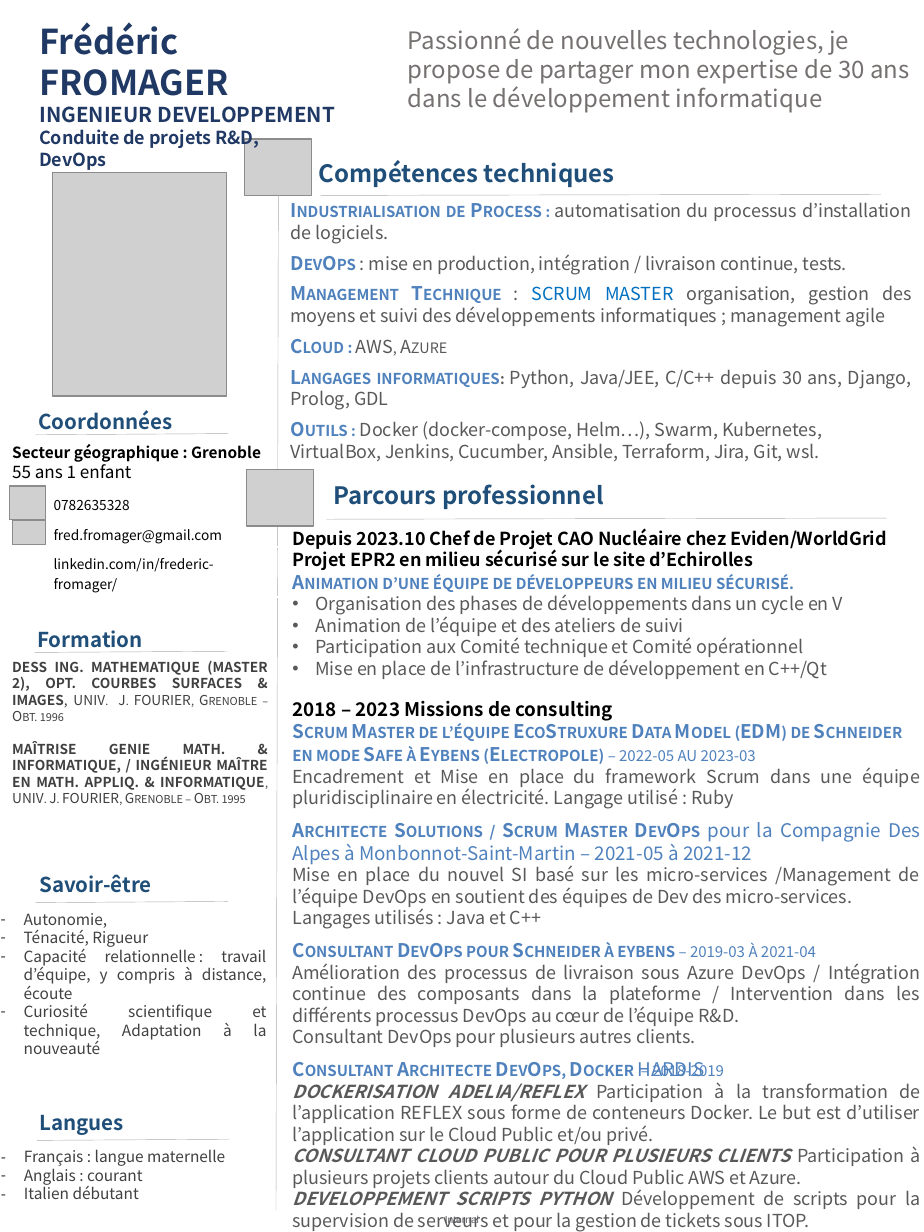
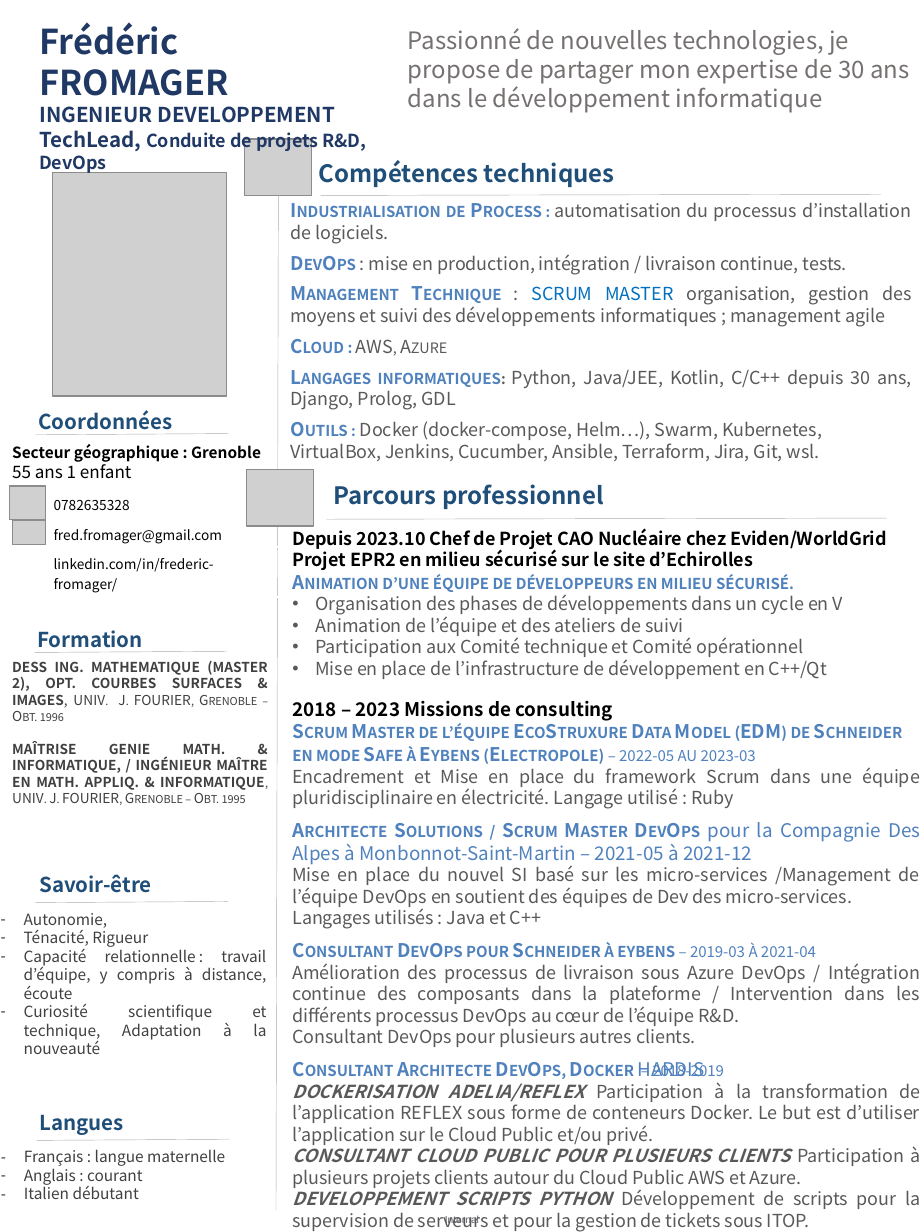
Before and after one commit to Solifred38/cv, a slide deck: slide 1 of CV_FFROMAGER.pptx. Drawn at 924x1232 pixels with LibreOffice and Linux fonts; fonts in the diff are those of the drawing; grey boxes stand for pictures; background and template pictures are left out. Boxes give left, top, right and bottom in pixels: in the first picture for what was removed or moved away, otherwise in the second. Text is boxed around its words. In the diff, an @@ line names an element or a change of style, - is before the commit and + after.

Commit message:
ajout de TechLead dans le titre

```diff
--- a/CV_FFROMAGER.pptx
+++ b/CV_FFROMAGER.pptx
@@ text at (x1=39, y1=129, x2=366, y2=153): text changed @@
-Conduite de projets R&D,
+TechLead, Conduite de projets R&D,
@@ text at (x1=290, y1=369, x2=911, y2=410): text changed @@
-Langages informatiques: Python, Java/JEE, C/C++ depuis 30 ans, Django, Prolog, GDL
+Langages informatiques: Python, Java/JEE, Kotlin, C/C++ depuis 30 ans, Django, Prolog, GDL
```
Also in this commit, not shown: 1 other file.
